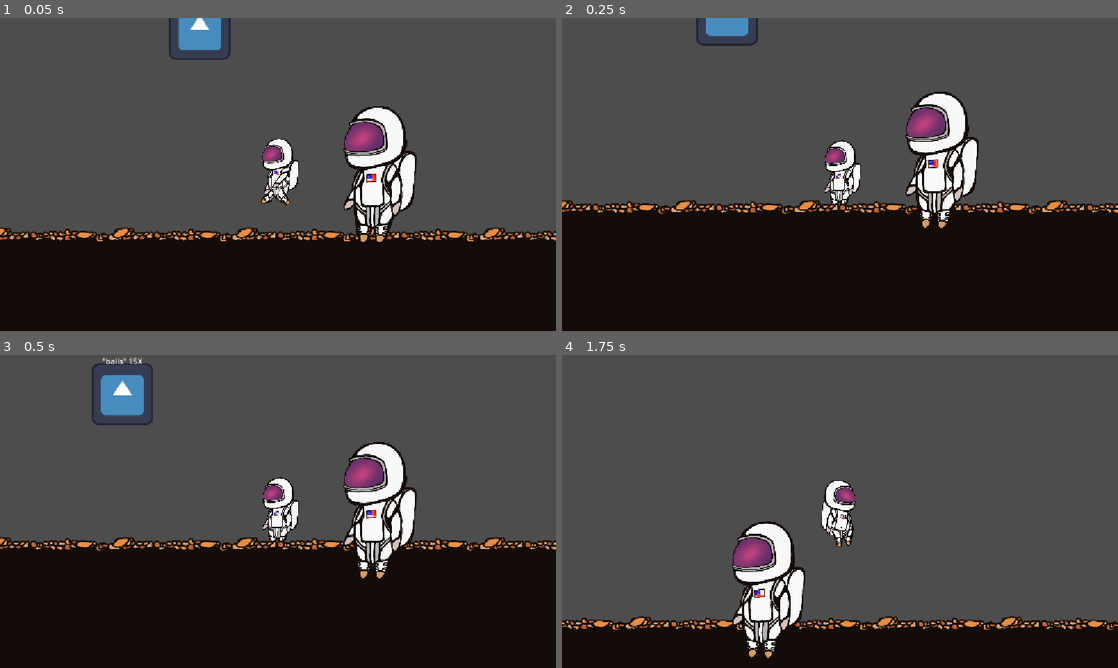
Above: before the commit, frames 1-4 (two rows, left to right).
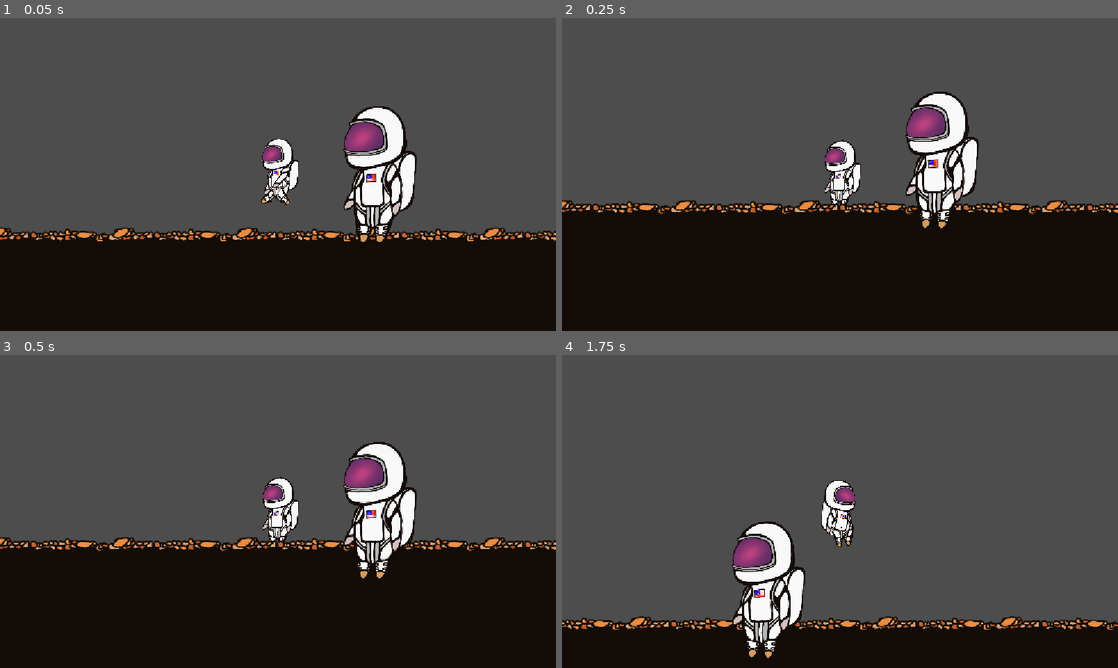
Above: after the commit, the same moments.

Repository: PaulRobinson07/october26jam
Game: Godot game, scene res://main.tscn
Same seed, same stepped clock (60 frames per second), same inputs: the game is played once before the commit and once after it. The engine's default icon, where the game draws it, is replaced by a stand-in: a white triangle on a blue panel in a dark square.
Inputs:
- Up to frame 1 (0.05 s): no input
- Up to frame 2 (0.25 s): no input
- Up to frame 3 (0.5 s): no input
- Up to frame 4 (1.75 s): hold D (Right) from 0.53 s (still down); tap Space (Jump) at 0.77, 1.52 s

The runs differ from the first frame. In frame 1, 0.9% of the frame differs, in the area x 30-42%, y 0-14%; in frame 2, 0.6%; in frame 3, 1.3%, in the area x 16-28%, y 0-23%; in frame 4, nothing differs.

Commit message:
imporved everything so just visuals need to be updated

Diff:
--- a/main.tscn
+++ b/main.tscn
@@ -5,11 +5,7 @@
 [ext_resource type="Texture2D" uid="uid://37rfaaeas2er" path="res://Walking_Animation_Prototype 2-spritesheet (1).png" id="2_kek77"]
 [ext_resource type="Texture2D" uid="uid://c1hdxp21sxtkq" path="res://Untitled_Artwork 2.png" id="3_h2yge"]
 [ext_resource type="Texture2D" uid="uid://dngiyhfvroocd" path="res://Walking_Animation_Prototype-spritesheet (1).png" id="3_kek77"]
-[ext_resource type="Script" uid="uid://cu7rnxtux4ch7" path="res://scripts/Label.gd" id="4_1bvp3"]
-[ext_resource type="Script" uid="uid://dxm7xxgbqaekv" path="res://scripts/Item.gd" id="4_7mycd"]
-[ext_resource type="Texture2D" uid="uid://bhwj5tnplef6c" path="res://icon.svg" id="5_lquwl"]
 [ext_resource type="Script" uid="uid://cjwl8qlwcoycf" path="res://scripts/Guide.gd" id="7_272bh"]
-[ext_resource type="Script" uid="uid://c4faalhomp68c" path="res://scripts/ItemCollision.gd" id="8_efxa6"]
 [ext_resource type="Script" uid="uid://c6oq3l2ajopgx" path="res://scripts/Gui.gd" id="10_4c57u"]
 
 [sub_resource type="RectangleShape2D" id="RectangleShape2D_0mx8d"]
@@ -281,11 +277,6 @@
 physics_layer_0/collision_mask = 3
 sources/1 = SubResource("TileSetAtlasSource_h2yge")
 
-[sub_resource type="CircleShape2D" id="CircleShape2D_0mx8d"]
-
-[sub_resource type="CircleShape2D" id="CircleShape2D_swqdq"]
-radius = 79.025314
-
 [sub_resource type="RectangleShape2D" id="RectangleShape2D_5vw27"]
 size = Vector2(31, 98.5)
 
@@ -313,47 +304,6 @@
 [node name="TileMapLayer" type="TileMapLayer" parent="." unique_id=1624452311]
 tile_map_data = PackedByteArray("AAD+/wAAAQAEAAIAAAD+/wEAAQAEAAMAAAD//wAAAQAFAAIAAAD//wEAAQAFAAMAAAAAAAAAAQAEAAIAAAAAAA …(4976 unchanged characters)…
 tile_set = SubResource("TileSet_swqdq")
-
-[node name="Item" type="Node2D" parent="." unique_id=1405530831]
-position = Vector2(-200, -100)
-
-[node name="ItemPhysical" type="RigidBody2D" parent="Item" unique_id=1849989303]
-freeze_mode = 1
-contact_monitor = true
-max_contacts_reported = 4
-script = ExtResource("4_7mycd")
-
-[node name="ItemCollision" type="CollisionShape2D" parent="Item/ItemPhysical" unique_id=731886567]
-light_mask = 2
-visibility_layer = 2
-shape = SubResource("CircleShape2D_0mx8d")
-
-[node name="ItemSprite" type="Sprite2D" parent="Item/ItemPhysical" unique_id=1418259696]
-texture = ExtResource("5_lquwl")
-
-[node name="Area2D" type="Area2D" parent="Item/ItemPhysical" unique_id=2057951345]
-collision_layer = 0
-collision_mask = 8
-script = ExtResource("8_efxa6")
-
-[node name="CollisionShape2D" type="CollisionShape2D" parent="Item/ItemPhysical/Area2D" unique_id=1838601864]
-light_mask = 0
-visibility_layer = 0
-shape = SubResource("CircleShape2D_swqdq")
-
-[node name="ItemTextContainer" type="Node2D" parent="Item" unique_id=945976188]
-position = Vector2(0, -100)
-
-[node name="ItemText" type="Label" parent="Item/ItemTextContainer" unique_id=502345509 node_paths=PackedStringArray("target_node")]
-offset_right = 1.0
-offset_bottom = 23.0
-horizontal_alignment = 2
-vertical_alignment = 1
-script = ExtResource("4_1bvp3")
-item_name = "\"balls\""
-item_count = 15
-target_node = NodePath("../../ItemPhysical")
-metadata/_edit_use_anchors_ = true
 
 [node name="Guide" type="CharacterBody2D" parent="." unique_id=1772665103]
 position = Vector2(200, 0)
--- a/scripts/InventoryItem.gd
+++ b/scripts/InventoryItem.gd
@@ -43,10 +43,18 @@
 	c.add_child(t)
 	return c
 
+##when the player drags an item outside a notification is sent[br]
+##this notification is used to allow us to detect drag events that fail
 func _notification(what: int) -> void:
-	if what == NOTIFICATION_DRAG_END and is_being_dragged:
-		if not is_drag_successful():
-			print("drop item into world instead of inventory")
-			var i = Item2.new(data, Vector2(10,10))
-			get_tree().current_scene.add_child(i)
-			queue_free()
+	#if the notification is drag end
+	#if the dragged item is this one
+	#and if the drag wasn't successful into another slot
+	if what == NOTIFICATION_DRAG_END and is_being_dragged and not is_drag_successful():
+		#make a new physical item
+		var i = Item2.new(data, Vector2(100,-1000))
+
+		#add it to the world
+		get_tree().current_scene.add_child(i)
+
+		#delete this item
+		queue_free()
--- a/scripts/InventorySlot.gd
+++ b/scripts/InventorySlot.gd
@@ -10,7 +10,7 @@
 	custom_minimum_size = cms
 
 ##determines if the item can be dropped onto this inventory slot
-func _can_drop_data(at_position: Vector2, data: Variant) -> bool:
+func _can_drop_data(_at_position: Vector2, data: Variant) -> bool:
 	if data is InventoryItem:
 		#if the datatype is generic
 		if type == ItemData.Type.MAIN:
@@ -30,7 +30,7 @@
 	return false
 
 ##switches two item's inventory slot or simply makes one go to a new one
-func _drop_data(at_position: Vector2, data: Variant) -> void:
+func _drop_data(_at_position: Vector2, data: Variant) -> void:
 	#if there is already an item there switch them
 	if get_child_count() > 0:
 		#switches the old item to the location of the new one
--- a/scripts/ItemCollision.gd
+++ b/scripts/ItemCollision.gd
@@ -1,17 +1,28 @@
 extends Area2D
+class_name ItemCollision
 
 func _ready() -> void:
+	var pickup_area_collision = CollisionShape2D.new()
+	var pickup_radius = CircleShape2D.new()
+	add_child(pickup_area_collision)
+	pickup_radius.radius = 20.0
+	pickup_area_collision.shape = pickup_radius
+	set_collision_mask_value(4, true)
+	set_collision_mask_value(1, false)
+	set_collision_layer_value(1, false)
 	#allows us to call _on_body_entered()
 	body_entered.connect(_on_body_entered)
 
 ##if the item collides with the player then let the player pick the item up
 func _on_body_entered(body: Node2D) -> void:
+	if (body==get_parent()):
+		return
 	#makes the item an inventory rather than an physical item
 	var item := InventoryItem.new()
 	item.init(get_parent().data)
 
 	#TODO make the item be added to the first open slot
-	%Inventory.get_child(3).add_child(item)
+	get_tree().current_scene.find_child("Inventory",true,false).get_child(3).add_child(item)
 
 	#kills the ground item
 	#TODO check if the item can be added to the inventory before killing it
--- /dev/null
+++ b/scripts/Items2/Item2.gd
@@ -0,0 +1,7 @@
+extends Node
+class_name Item2
+var data = ItemData
+
+func _init(d: ItemData, pos: Vector2):
+	var item = Item2Physcial.new(d, pos)
+	add_child(item)
--- a/scripts/Items2/Items2.gd
+++ b/scripts/Items2/Items2.gd
@@ -1,5 +1,5 @@
 extends RigidBody2D
-class_name Item2
+class_name Item2Physcial
 
 ##maximum angle that the item can be launched at
 @export var MAX_ANGLE = PI
@@ -23,3 +23,17 @@
 	sprite.texture = data.texture
 	sprite.name = "ItemSprite"
 	add_child(sprite)
+	var collision = CollisionShape2D.new()
+
+
+	set_collision_layer_value(1, true)
+	set_collision_mask_value(1, true)
+	add_child(collision)
+
+	var circle = CircleShape2D.new()
+
+	circle.radius = 10.0
+	collision.shape = circle
+
+	var area2d = ItemCollision.new()
+	add_child(area2d)
--- a/scripts/gui.gd
+++ b/scripts/gui.gd
@@ -25,8 +25,8 @@
 		%Inventory.add_child(slot)
 
 	#example code of how to add a slot of a new type
-	var slot := InventorySlot.new(ItemData.Type.BACKPACK,Vector2(SlotSize,SlotSize))
-	%Inventory.add_child(slot)
+	var slote := InventorySlot.new(ItemData.Type.BACKPACK,Vector2(SlotSize,SlotSize))
+	%Inventory.add_child(slote)
 
 	#example code of how to add a item that is generic
 	for i in itemsLoad.size():
@@ -40,16 +40,16 @@
 		%Inventory.get_child(i).add_child(item)
 
 	#example code of how to add a item that is specific, in this case a backpack item
-	var item := InventoryItem.new()
-	var d = ItemData.new()
-	d.texture = load(itemsLoad[0])
-	d.description = "smaller balls info"
-	d.name = "BALLBALLS"
-	d.type = ItemData.Type.BACKPACK
-	item.init(d)
-	%Inventory.get_child(16).add_child(item)
+	var iteme := InventoryItem.new()
+	var de = ItemData.new()
+	de.texture = load(itemsLoad[0])
+	de.description = "smaller balls info"
+	de.name = "BALLBALLS"
+	de.type = ItemData.Type.BACKPACK
+	iteme.init(de)
+	%Inventory.get_child(16).add_child(iteme)
 
-func _process(delta):
+func _process(_delta):
 	#if the user asked the game to open or close the inventory do so
 	if Input.is_action_just_pressed("Inventory"):
 		self.visible = !self.visible
Not shown, added: scripts/Items2/Item2.gd.uid
